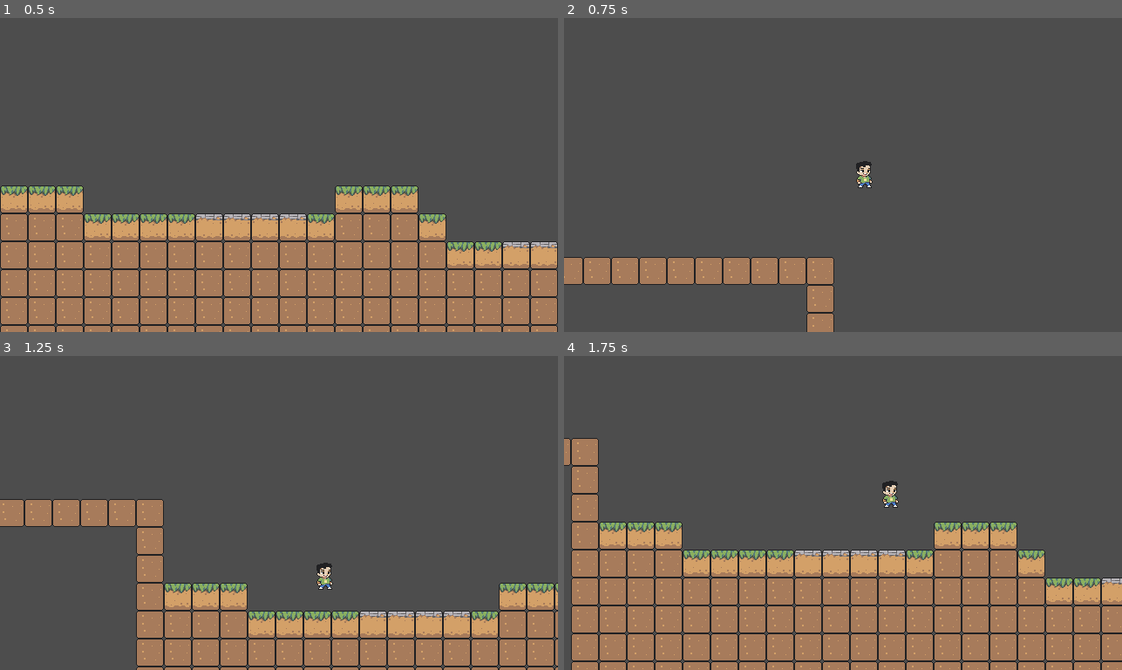
Above: before the commit, frames 1-4 (two rows, left to right).
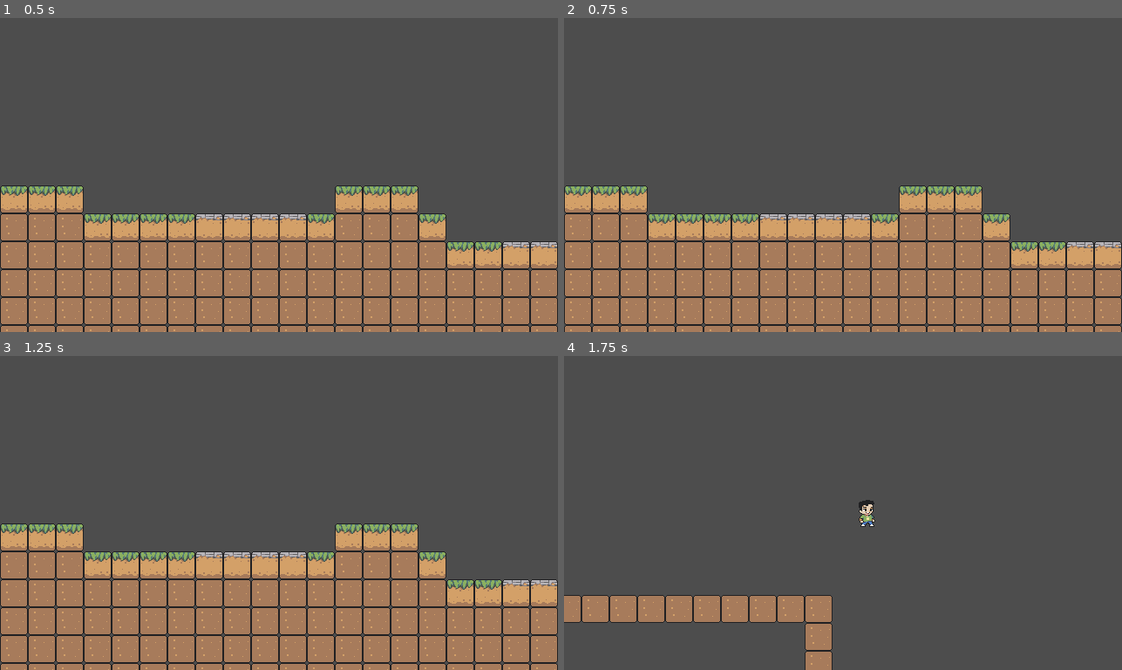
Above: after the commit, the same moments.

Repository: franopx/pc-survs
Game: Godot game, scene res://levels/level_1/level_1.tscn
Same seed, same stepped clock (60 frames per second), same inputs: the game is played once before the commit and once after it.
Inputs:
- Up to frame 1 (0.5 s): no input
- Up to frame 2 (0.75 s): tap Enter (ui_accept) at 0.5 s; hold Right (ui_right) from 0.53 s (still down); tap H at 0.6 s
- Up to frame 3 (1.25 s): keep holding Right (ui_right); tap Enter (ui_accept) at 0.77 s
- Up to frame 4 (1.75 s): keep holding Right (ui_right); tap J at 1.35 s; tap Enter (ui_accept) at 1.52 s

Frame 1 is identical in both runs. In frame 2, 34% of the frame differs, in the area x 0-100%, y 45-100%; in frame 3, 32%; in frame 4, 37%, in the area x 0-100%, y 26-100%.

Commit message:
multiplayer testing

Diff:
--- a/debug/connection.gd
+++ b/debug/connection.gd
@@ -1,4 +1,5 @@
 extends Node2D
+
 
 const PORT = 6000
 
@@ -6,7 +7,7 @@
 var peer = ENetMultiplayerPeer.new()
 @export var player_scene: PackedScene
 
-var ip_address = "172.16.16.160"
+var ip_address = "localhost"
 
 func _unhandled_input(event):
 	if(event is InputEventKey):
@@ -24,7 +25,21 @@
 func add_player(id = 1):
 	var player = player_scene.instantiate()
 	player.name = str(id)
+	await get_tree().create_timer(1).timeout
+	print("Player: "+ str(id) + " connected!")
 	call_deferred("add_child", player)
+
+func flip_sprite(id, side):
+	print("LLamar rpc con "+ str(id) + " side:" + str(side))
+	rpc("_switch_sprite", id, side)
+
+@rpc("any_peer", "call_local")
+func _switch_sprite(id, side):
+	id = multiplayer.get_remote_sender_id()
+	for player in get_children():
+		if player.has_method("get_peer_id"):
+			if(player.get_peer_id() == id):
+				player.get_child(0).flip_h = side
 
 
 func join_server():
--- a/entities/player/player.gd
+++ b/entities/player/player.gd
@@ -5,8 +5,15 @@
 const JUMP_VELOCITY = -400.0
 const JUMP_CUTOFF = 0.9
 
+var connection
+
 var gravity = ProjectSettings.get_setting("physics/2d/default_gravity")
 var jump_pressed: bool = false
+
+signal flip
+
+func get_peer_id():
+	return multiplayer.get_unique_id()
 
 func _enter_tree():
 	set_multiplayer_authority(name.to_int())
@@ -14,6 +21,8 @@
 func _ready():
 	if(is_multiplayer_authority()):
 		$Camera2D.enabled = true
+
+	print(name + " --- " + str(multiplayer.get_unique_id()))
 
 func _physics_process(delta):
 	# Add the gravity.
@@ -40,6 +49,12 @@
 	if(is_multiplayer_authority()):
 		direction = Input.get_axis("ui_left", "ui_right")
 
+	if(direction > 0 and $Sprite2D.flip_h):
+		get_parent().flip_sprite(multiplayer.get_unique_id(), false)
+
+	if(direction < 0 and !$Sprite2D.flip_h):
+		get_parent().flip_sprite(multiplayer.get_unique_id(), true)
+
 	if direction:
 		velocity.x = direction * SPEED
 	else:
--- a/player_list.gd
+++ b/player_list.gd
@@ -7,5 +7,5 @@
 
 func _add_player(_id = 1, _name = "Player"):
 	player_list[_name] = _id
-	print(player_list)
-	emit_signal("player_connected", _name)
+	#print(player_list)
+	player_connected.emit(_name)
--- a/project.godot
+++ b/project.godot
@@ -14,10 +14,6 @@
 run/main_scene="res://levels/level_1/level_1.tscn"
 config/features=PackedStringArray("4.2", "Forward Plus")
 config/icon="res://icon.svg"
-
-[autoload]
-
-PlayerList="*res://player_list.gd"
 
 [display]
 
--- a/ui/Lobby.gd
+++ b/ui/Lobby.gd
@@ -8,6 +8,7 @@
 	PlayerList.connect("player_connected", add_player_list)
 
 func add_player_list(_name):
+	#print("HELOO=?")
 	for slot in slots:
 		if slot.text == "":
 			slot.text = _name
--- a/ui/Menu.gd
+++ b/ui/Menu.gd
@@ -7,13 +7,21 @@
 var ip_address
 var port
 
+var player_info = {"name" : "Player"}
+
+var registered: bool = false
+
+signal get_list
+
 func _ready():
 	ip_address = $Panel/MarginContainer/VBoxContainer/IP/LineEdit.text
 	port = $Panel/MarginContainer/VBoxContainer/IP2/LineEdit.text
 	nick = $Panel/MarginContainer/VBoxContainer/User/LineEdit.text
 
+	get_list.connect(_on_list_got)
 
 func _on_button_pressed():
+	player_info["name"] = nick
 	peer.create_server(int(port))
 	multiplayer.multiplayer_peer = peer
 	multiplayer.peer_connected.connect(add_player)
@@ -22,17 +30,31 @@
 	$Lobby.show()
 
 func add_player(id = 1):
-	PlayerList._add_player(id, nick)
+	print(player_info)
+	_register_player.rpc_id(id, player_info)
 
 func _on_line_edit_text_changed(new_text):
 	port = new_text
 
 
 func _on_button_2_pressed():
+	player_info["name"] = nick
 	peer.create_client(ip_address, int(port))
 	multiplayer.multiplayer_peer = peer
 	$Panel.hide()
 	$Lobby.show()
+
+@rpc("any_peer", "call_remote", "reliable")
+func _send_players(player_list: Dictionary):
+	if(multiplayer.get_remote_sender_id() == 1):
+		get_list.emit(player_list)
+
+
+@rpc("any_peer", "call_remote", "reliable")
+func _register_player(new_player_info):
+	#print(new_player_info)
+	var _id = multiplayer.get_remote_sender_id()
+	PlayerList._add_player(_id, new_player_info["name"])
 
 
 func _on_nick_text_changed(new_text):
@@ -41,3 +63,10 @@
 
 func _on_ip_text_changed(new_text):
 	ip_address = new_text
+
+
+func _on_list_got(list: Dictionary):
+	if (!PlayerList.player_list.is_empty()):
+		return
+	for item in list:
+		PlayerList._add_player(item[0], item[1])
--- a/ui/Menu.tscn
+++ b/ui/Menu.tscn
@@ -125,8 +125,6 @@
 visible = false
 layout_mode = 1
 
-[node name="MultiplayerSynchronizer" type="MultiplayerSynchronizer" parent="."]
-
 [connection signal="text_changed" from="Panel/MarginContainer/VBoxContainer/User/LineEdit" to="." method="_on_nick_text_changed"]
 [connection signal="pressed" from="Panel/MarginContainer/VBoxContainer/Button" to="." method="_on_button_pressed"]
 [connection signal="text_changed" from="Panel/MarginContainer/VBoxContainer/IP/LineEdit" to="." method="_on_ip_text_changed"]
--- a/ui/PlayerSlotLabel.tscn
+++ b/ui/PlayerSlotLabel.tscn
@@ -1,14 +1,6 @@
-[gd_scene load_steps=3 format=3 uid="uid://bjng05dav3hgk"]
+[gd_scene load_steps=2 format=3 uid="uid://bjng05dav3hgk"]
 
 [sub_resource type="StyleBoxFlat" id="StyleBoxFlat_fn51o"]
 
-[sub_resource type="SceneReplicationConfig" id="SceneReplicationConfig_whv5u"]
-properties/0/path = NodePath(".:text")
-properties/0/spawn = true
-properties/0/replication_mode = 1
-
 [node name="PlayerSlot" type="Label"]
 theme_override_styles/normal = SubResource("StyleBoxFlat_fn51o")
-
-[node name="MultiplayerSynchronizer" type="MultiplayerSynchronizer" parent="."]
-replication_config = SubResource("SceneReplicationConfig_whv5u")
Not shown: 1 places in ui/Lobby.tscn that only renumber resources
